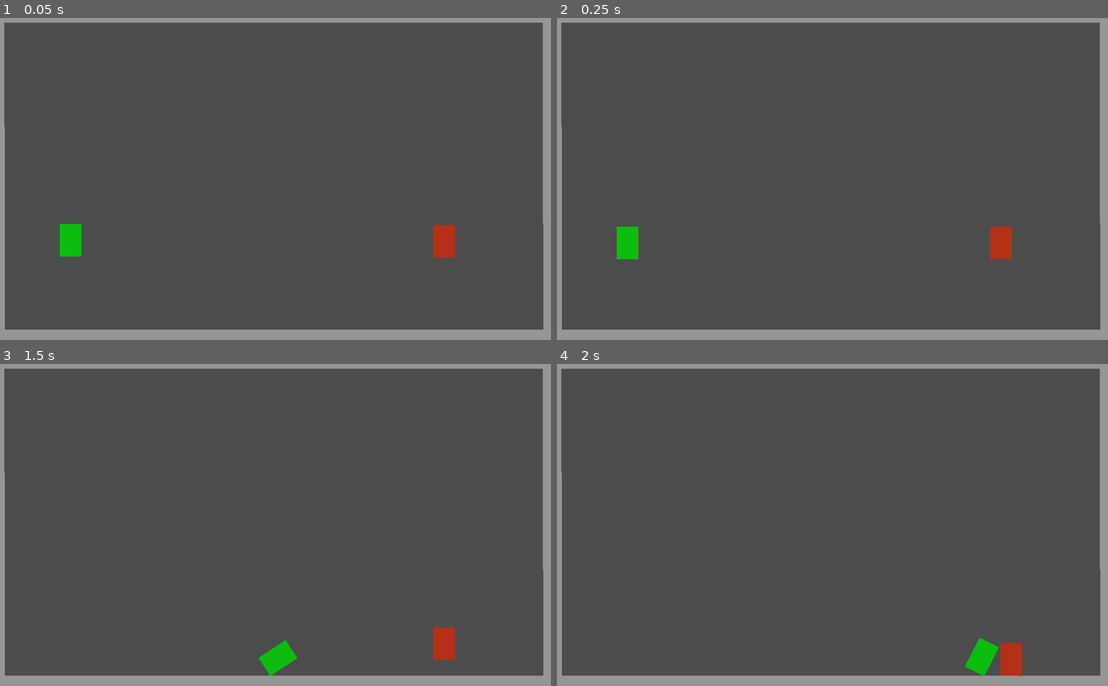
Above: before the commit, frames 1-4 (two rows, left to right).
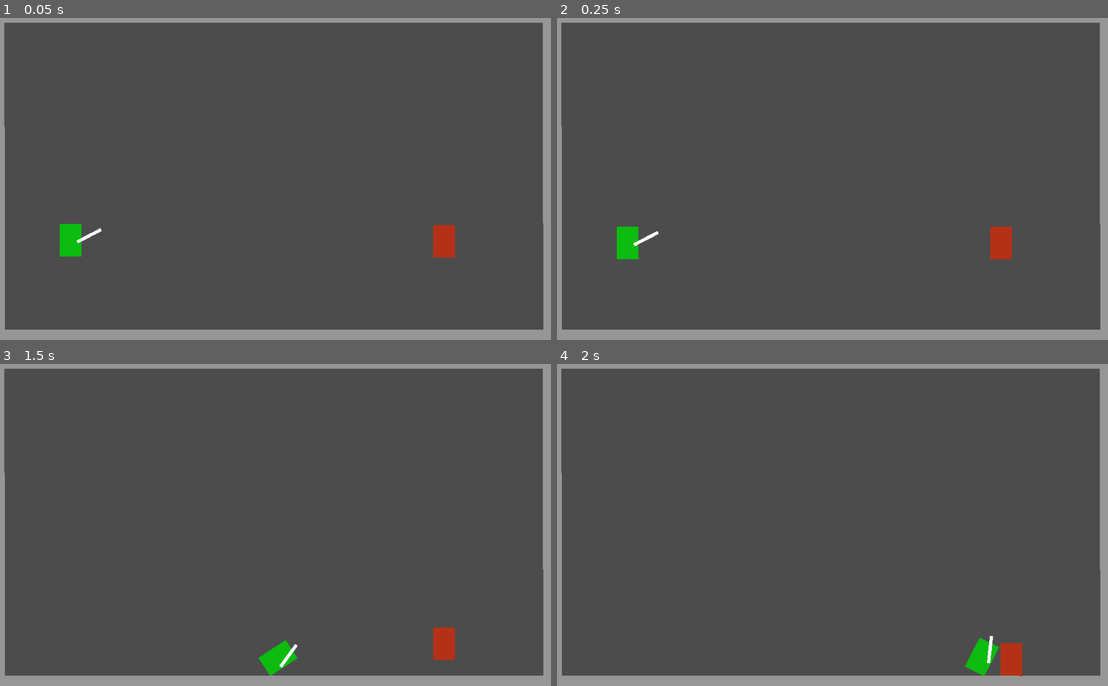
Above: after the commit, the same moments.

Repository: deengames/abu-hamid-x
Game: Godot game, scene res://prototype/Main.tscn
Same seed, same stepped clock (60 frames per second), same inputs: the game is played once before the commit and once after it.
Inputs (mouse positions are in pixels of both pictures, inside the frame that each line leads up to):
- Up to frame 1 (0.05 s): no input
- Up to frame 2 (0.25 s): no input
- Up to frame 3 (1.5 s): move the mouse to (396, 505) at 0.52 s; hold D (move_right) 0.53-1.28 s; tap Shift (toggle_jetpack) at 0.6 s; click (396, 505) at 0.67 s; move the mouse to (159, 541) at 1.27 s; hold S (move_down) from 1.28 s (still down); tap E at 1.35 s; click (159, 541) at 1.42 s
- Up to frame 4 (2 s): keep holding S (move_down)

The runs differ from the first frame. In frame 1, less than 0.1% of the frame differs, in the area x 13-19%, y 65-70%; in frame 2, less than 0.1%; in frame 3, less than 0.1%; in frame 4, less than 0.1%, in the area x 77-80%, y 84-94%.

Commit message:
Annoying Sword

Diff:
--- a/prototype/Enemy.tscn
+++ b/prototype/Enemy.tscn
@@ -8,7 +8,7 @@
 [node name="Enemy" type="RigidBody2D"]
 
 input_pickable = false
-collision_layer = 1
+collision_layer = 3
 collision_mask = 1
 mode = 0
 mass = 1.0
@@ -25,6 +25,7 @@
 linear_damp = -1.0
 angular_velocity = 0.0
 angular_damp = -1.0
+_sections_unfolded = [ "Collision" ]
 
 [node name="CollisionShape2D" type="CollisionShape2D" parent="." index="0"]
 
--- a/prototype/Main.tscn
+++ b/prototype/Main.tscn
@@ -85,7 +85,6 @@
 [node name="Player" parent="." index="1" instance=ExtResource( 2 )]
 
 position = Vector2( 138.625, 415.875 )
-allow_jetpack = true
 
 [node name="Enemy" parent="." index="2" instance=ExtResource( 3 )]
 
--- a/prototype/Player.gd
+++ b/prototype/Player.gd
@@ -6,14 +6,21 @@
 
 
 var is_using_jetpack = false
+var is_left = false
 
 
 func _integrate_forces(state):
 	var velocity = state.get_linear_velocity()
 
 	if Input.is_action_pressed('move_left') and velocity.x > -max_movement_speed:
+		if not is_left:
+			$Sword.position.x = -$Sword.position.x
+			is_left = true
 		velocity.x -= acceleration * state.step
 	if Input.is_action_pressed('move_right') and velocity.x < max_movement_speed:
+		if is_left:
+			$Sword.position.x = -$Sword.position.x
+			is_left = false
 		velocity.x += acceleration * state.step
 	if Input.is_action_just_pressed('toggle_jetpack') and allow_jetpack:
 		is_using_jetpack = not is_using_jetpack
@@ -30,3 +37,8 @@
 
 	velocity += state.get_total_gravity() * state.step
 	state.set_linear_velocity(velocity)
+
+
+func _input(ev):
+	if ev is InputEventMouseMotion:
+		$Sword.rotation = position.angle_to_point(ev.position) - PI/2
--- a/prototype/Player.tscn
+++ b/prototype/Player.tscn
@@ -1,6 +1,7 @@
-[gd_scene load_steps=3 format=2]
+[gd_scene load_steps=4 format=2]
 
 [ext_resource path="res://prototype/Player.gd" type="Script" id=1]
+[ext_resource path="res://prototype/Sword.tscn" type="PackedScene" id=2]
 
 [sub_resource type="RectangleShape2D" id=1]
 
@@ -55,6 +56,12 @@
 size_flags_vertical = 1
 color = Color( 0.0490265, 0.738281, 0.0597961, 1 )
 
+[node name="Sword" parent="." index="2" instance=ExtResource( 2 )]
+
+position = Vector2( 15, 1.95565 )
+rotation = 1.09348
+_sections_unfolded = [ "Collision", "Transform" ]
+
 [connection signal="body_entered" from="." to="." method="_on_Player_body_entered"]
 
 [connection signal="body_exited" from="." to="." method="_on_Player_body_exited"]
--- /dev/null
+++ b/prototype/Sword.tscn
@@ -0,0 +1,39 @@
+[gd_scene load_steps=2 format=2]
+
+[sub_resource type="RectangleShape2D" id=1]
+
+custom_solver_bias = 0.0
+extents = Vector2( 3, 25 )
+
+[node name="Sword" type="KinematicBody2D"]
+
+position = Vector2( 0.323532, 0 )
+input_pickable = false
+collision_layer = 2
+collision_mask = 2
+collision/safe_margin = 0.08
+_sections_unfolded = [ "Collision" ]
+
+[node name="ColorRect" type="ColorRect" parent="." index="0"]
+
+anchor_left = 0.0
+anchor_top = 0.0
+anchor_right = 0.0
+anchor_bottom = 0.0
+margin_left = -3.0
+margin_top = -47.0
+margin_right = 3.0
+margin_bottom = 3.0
+rect_pivot_offset = Vector2( 0, 0 )
+rect_clip_content = false
+mouse_filter = 0
+mouse_default_cursor_shape = 0
+size_flags_horizontal = 1
+size_flags_vertical = 1
+color = Color( 1, 1, 1, 1 )
+_sections_unfolded = [ "Rect" ]
+
+[node name="CollisionShape2D" type="CollisionShape2D" parent="." index="1"]
+
+position = Vector2( 0, -22.0421 )
+shape = SubResource( 1 )
